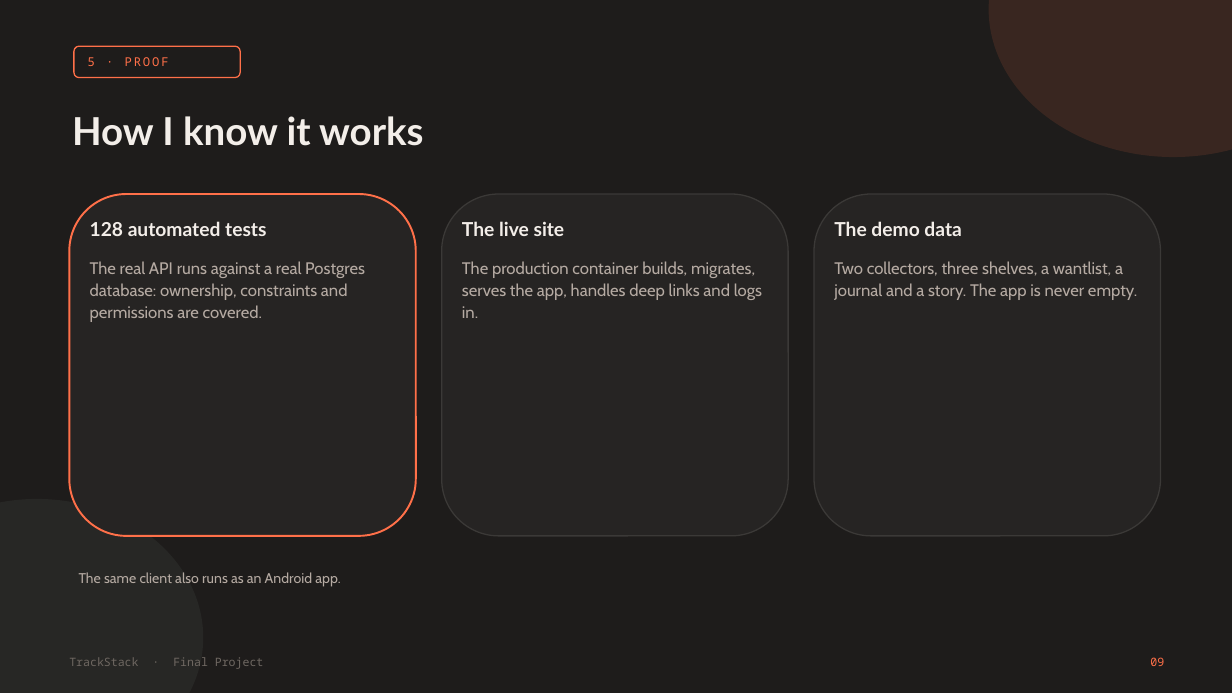
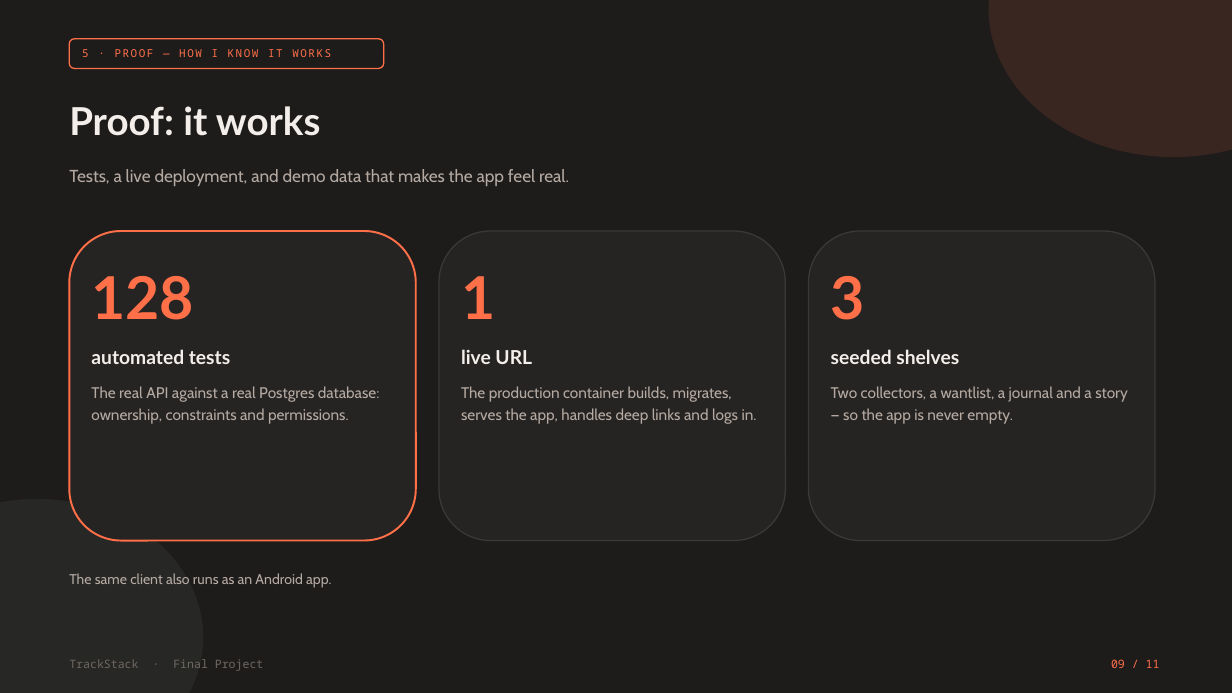
Before and after one commit to josephgreville/trackstack-v2, a slide deck: slide 9 of docs/presentation/TrackStack-Presentation.pptx. Drawn at 1232x693 pixels with LibreOffice and Linux fonts; fonts in the diff are those of the drawing. Boxes give left, top, right and bottom in pixels: in the first picture for what was removed or moved away, otherwise in the second. Text is boxed around its words. In the diff, an @@ line names an element or a change of style, - is before the commit and + after.

```diff
--- a/docs/presentation/TrackStack-Presentation.pptx
+++ b/docs/presentation/TrackStack-Presentation.pptx
@@ rounded rectangle: place and size @@
-rounded rectangle at (74, 46, 240, 78)
+rounded rectangle at (69, 39, 384, 68)
@@ text at (82, 49, 331, 57): text changed; size 9.5 to 8.5 pt @@
-5 · PROOF
+5 · PROOF — HOW I KNOW IT WORKS
@@ text at (69, 106, 320, 136): text changed @@
-How I know it works
+Proof: it works
@@ text added at (69, 169, 569, 186), 13.5 pt, text #B5AAA2 @@
+Tests, a live deployment, and demo data that makes the app feel real.
@@ rounded rectangle: place and size @@
-rounded rectangle at (69, 194, 416, 536)
+rounded rectangle at (69, 231, 416, 541)
@@ rounded rectangle: place and size @@
-rounded rectangle at (442, 194, 788, 536)
+rounded rectangle at (439, 231, 786, 541)
@@ text removed at (462, 221, 565, 236) @@
-The live site
@@ rounded rectangle: place and size @@
-rounded rectangle at (814, 194, 1161, 536)
+rounded rectangle at (809, 231, 1155, 541)
@@ text removed at (834, 221, 961, 236) @@
-The demo data
@@ text added at (91, 276, 194, 320), 46 pt, text #FF7049, bold @@
+128
@@ text added at (461, 276, 495, 319), 46 pt, text #FF7049, bold @@
+1
@@ text added at (831, 276, 865, 320), 46 pt, text #FF7049, bold @@
+3
@@ text at (91, 349, 230, 364): text changed @@
-128 automated tests
+automated tests
@@ text added at (461, 349, 532, 364), 15 pt, text #F3EEE9, bold @@
+live URL
@@ text added at (831, 349, 959, 364), 15 pt, text #F3EEE9, bold @@
+seeded shelves
@@ text at (91, 386, 380, 424): text changed; size 13 to 12 pt @@
-The real API runs against a real Postgres database: ownership, constraints and permissions are covered.
+The real API against a real Postgres database: ownership, constraints and permissions.
@@ text "The production container builds, migrates, ...": place and size @@
-text "The production container builds, migrates, ..." at (462, 261, 762, 318)
+text "The production container builds, migrates, ..." at (461, 386, 757, 424)
@@ text "The production container builds, migrates, ..." at (461, 386, 757, 424): size 13 to 12 pt; line spacing 1.12 to 1.15 @@
@@ text at (831, 386, 1128, 424): text changed; size 13 to 12 pt @@
-Two collectors, three shelves, a wantlist, a journal and a story. The app is never empty.
+Two collectors, a wantlist, a journal and a story — so the app is never empty.
@@ text "The same client also runs ...": place and size @@
-text "The same client also runs ..." at (79, 572, 340, 586)
+text "The same client also runs ..." at (69, 573, 331, 587)
@@ text at (1111, 659, 1160, 668): text changed @@
-09
+09 / 11
```
Also in this commit, not shown: 9 other slides changed, 1 slide added, 1 slide removed, 6 other files.
